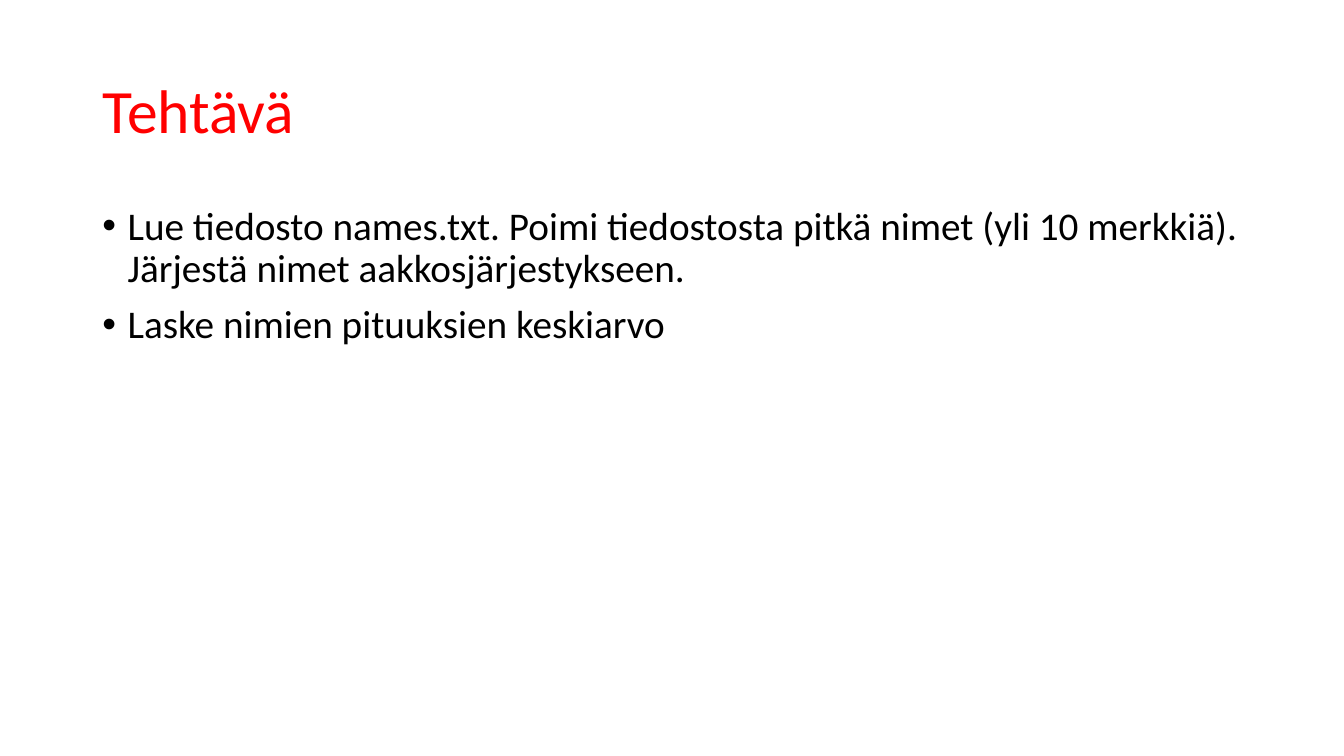
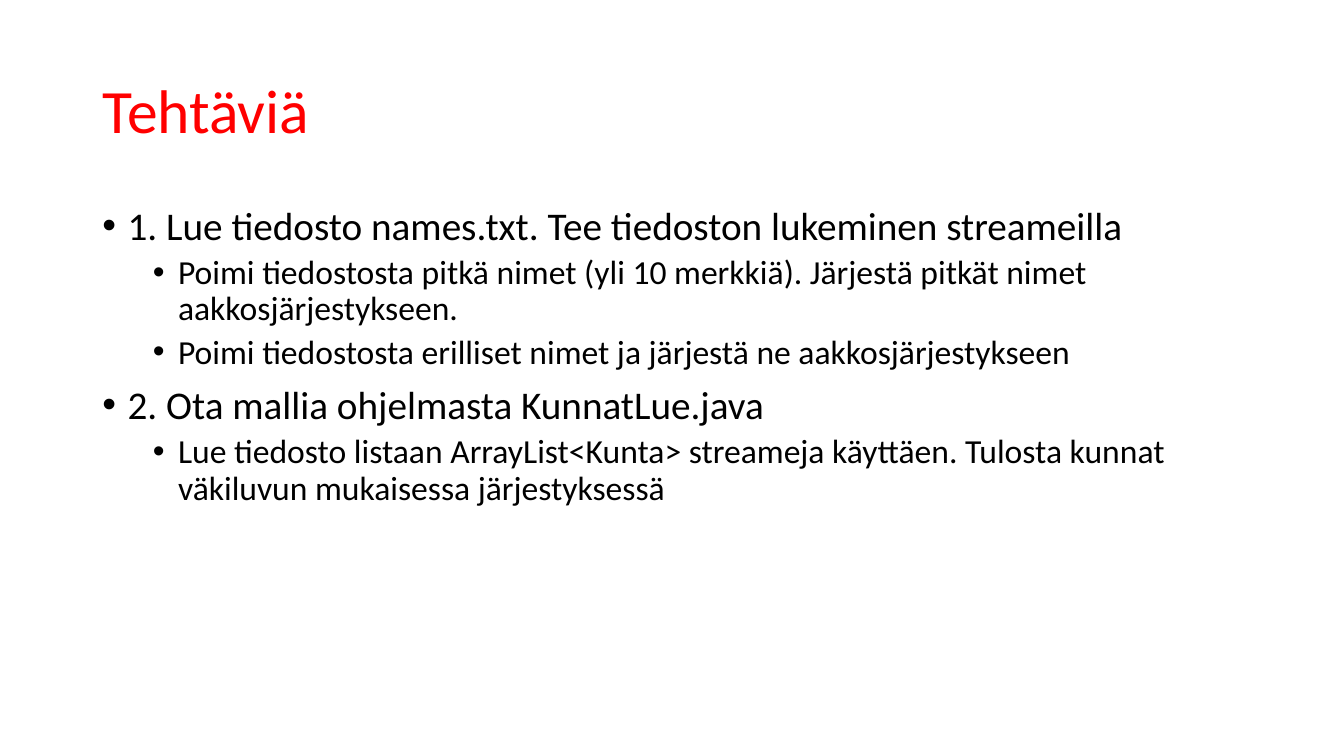
Before and after one commit to lpemake/TrakTite24, a slide deck: slide 144 of Tietorakenteet ja algoritmit 2025.pptx. Drawn at 1344x756 pixels with LibreOffice and Linux fonts; fonts in the diff are those of the drawing. Boxes give left, top, right and bottom in pixels: in the first picture for what was removed or moved away, otherwise in the second. Text is boxed around its words. In the diff, an @@ line names an element or a change of style, - is before the commit and + after.

```diff
--- a/Tietorakenteet ja algoritmit 2025.pptx
+++ b/Tietorakenteet ja algoritmit 2025.pptx
@@ title at (102, 90, 309, 134): text changed @@
-Tehtävä
+Tehtäviä
@@ text at (128, 212, 1165, 506): text changed; size 28 to 24 pt @@
-• Lue tiedosto names.txt. Poimi tiedostosta pitkä nimet (yli 10 merkkiä). Järjestä nimet aakkosjärjestykseen.
-• Laske nimien pituuksien keskiarvo
+• 1. Lue tiedosto names.txt. Tee tiedoston lukeminen streameilla
+  • Poimi tiedostosta pitkä nimet (yli 10 merkkiä). Järjestä pitkät nimet aakkosjärjestykseen.
+  • Poimi tiedostosta erilliset nimet ja järjestä ne aakkosjärjestykseen
+• 2. Ota mallia ohjelmasta KunnatLue.java
+  • Lue tiedosto listaan ArrayList<Kunta> streameja käyttäen. Tulosta kunnat väkiluvun mukaisessa järjestyksessä
```
Also in this commit, not shown: 2 slides removed, 2 other files.
